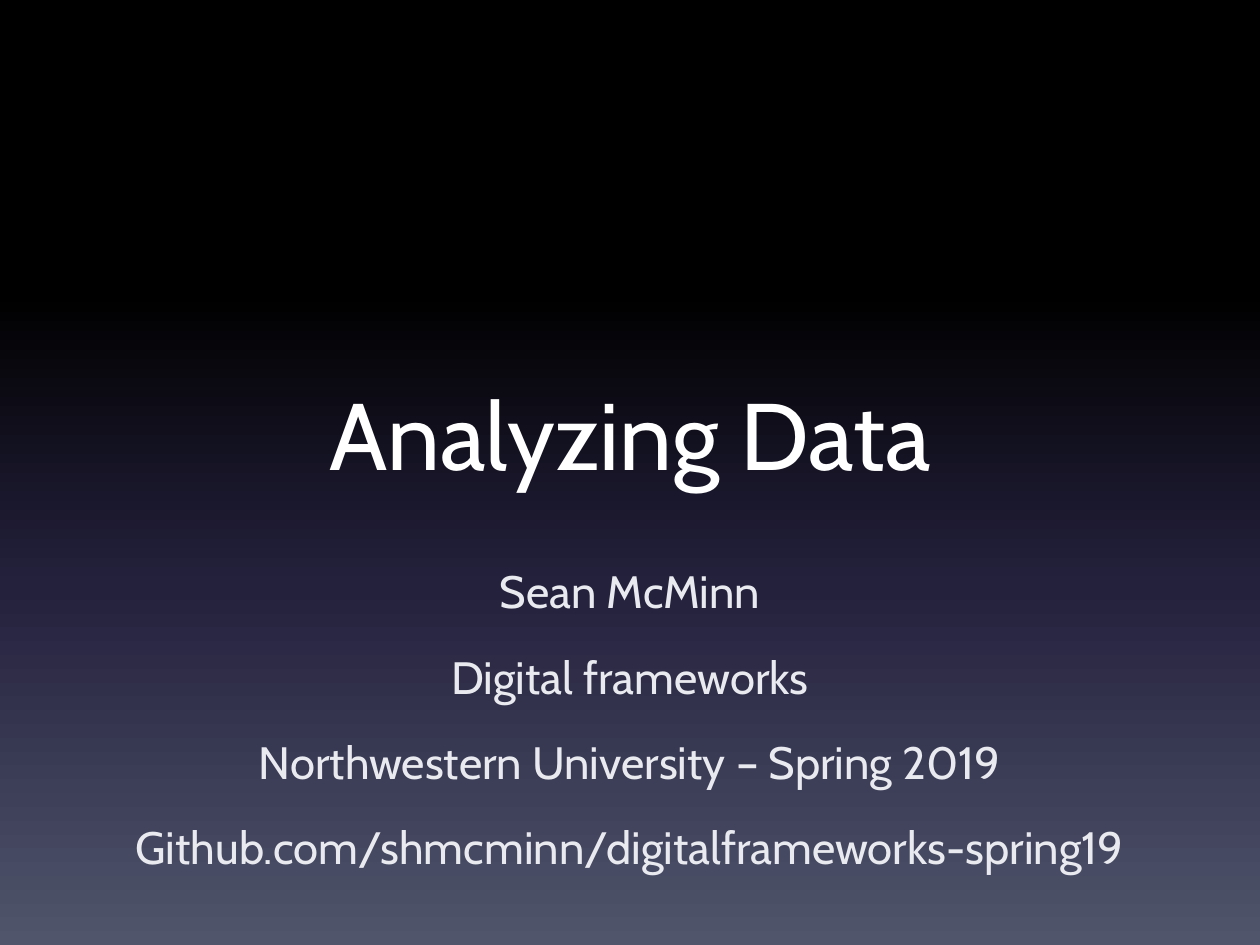
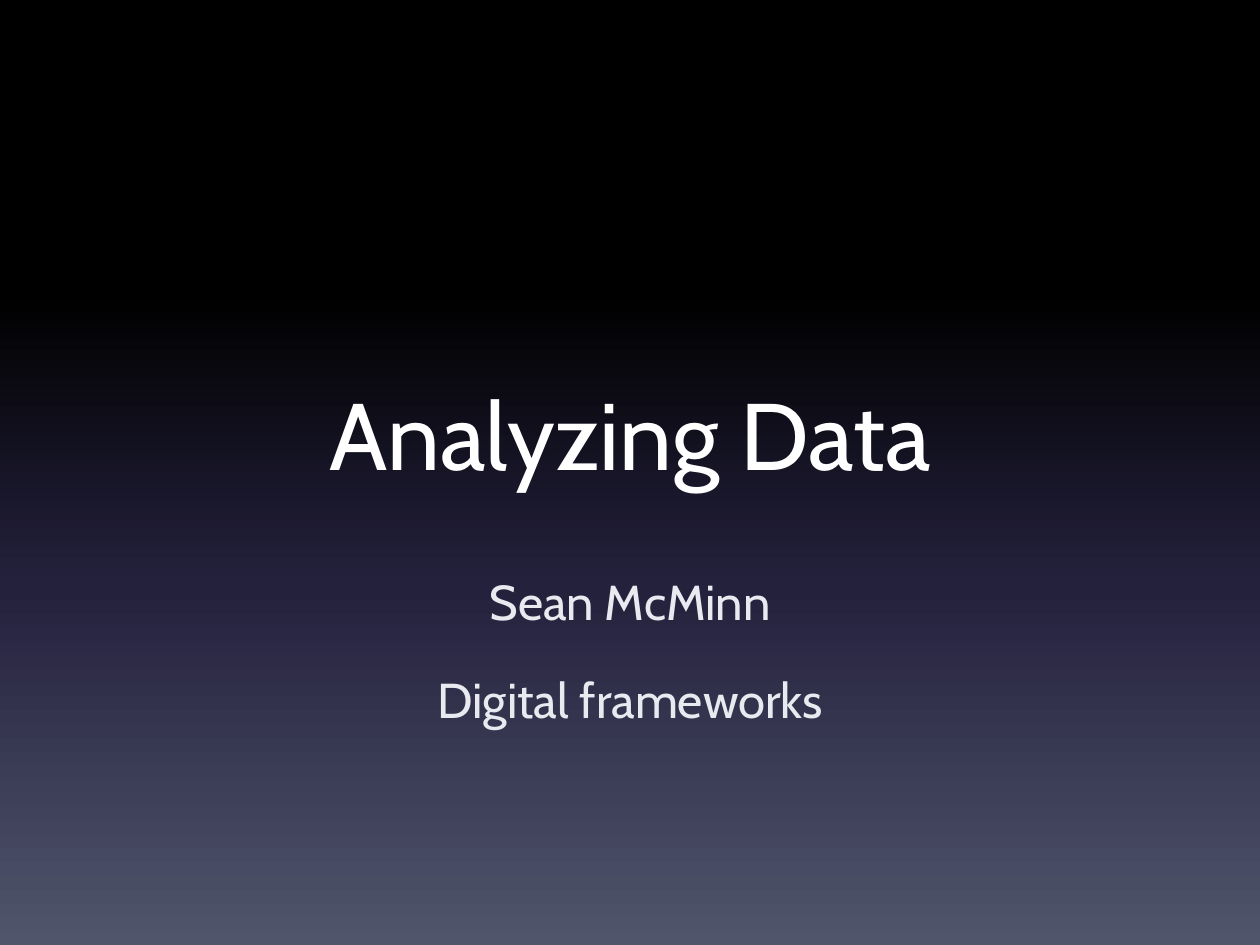
Before and after one commit to shmcminn/datavisualization-fall2021, a slide deck: slide 1 of class5/digitalframeworks-5.pptx. Drawn at 1260x945 pixels with LibreOffice and Linux fonts; fonts in the diff are those of the drawing. Boxes give left, top, right and bottom in pixels: in the first picture for what was removed or moved away, otherwise in the second. Text is boxed around its words. In the diff, an @@ line names an element or a change of style, - is before the commit and + after.

```diff
--- a/class5/digitalframeworks-5.pptx
+++ b/class5/digitalframeworks-5.pptx
@@ subtitle "Sean McMinn" at (437,585,823,729): size 25.9 to 28 pt; line spacing 1.4 to 1.5 @@
@@ subtitle at (136,745,1124,875): paragraphs removed @@
-Northwestern University – Spring 2019
-Github.com/shmcminn/digitalframeworks-spring19
```
Also in this commit, not shown: 2 other slides changed, 1 other file.
